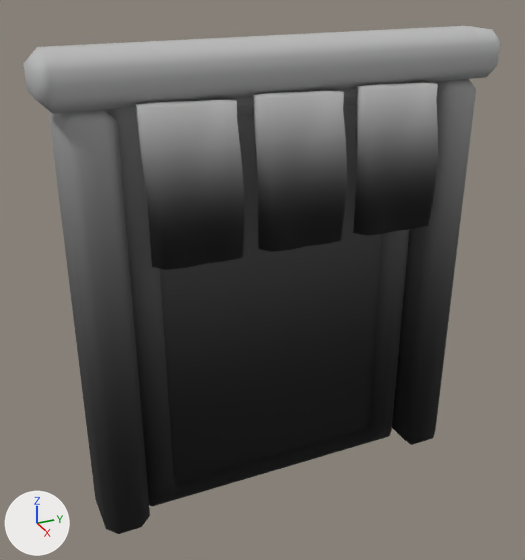
The FBX model Assets/PackageAsset/Honda 1/Wood/SM_Wood_Door_01.fbx as it was, and as the next commit left it.
Camera for both pictures: a camera (50 mm lens) standing at (1.196, -0.353, 0.794) and looking at (0.448, -0.016, 0.42). Every picture has the same lights, and +X, +Y and +Z are marked at lower left. Where no turn or scale is listed for an object, it has been applied to the vertices.

Objects in the first picture: 'SM_Wood_Door_01'.
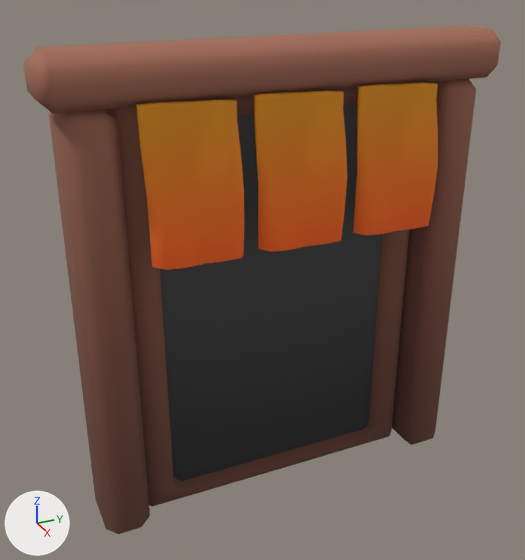
What differs and where, as boxes [x1, y1, x2, y2] in the pictures (525 x 560 px):
'SM_Wood_Door_01', surface changed (grey to brown)
    both: [24, 26, 501, 534]

What changed in the scene script:
```text
Add img_t_all_01_png:
    img_t_all_01_png = load_image('T_All_01.png', '../T_All_01.png', 2048, 2048, 'sRGB')
Change mat_mi_wood_01:
    mat_mi_wood_01.texture: img_t_clay_01_png -> img_t_all_01_png
```
